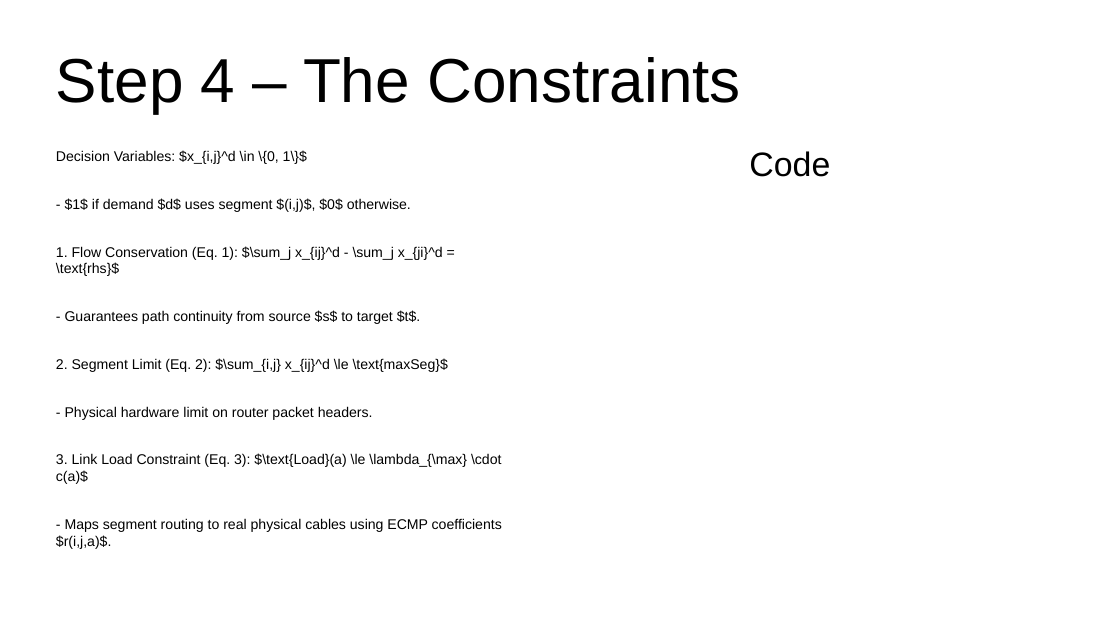
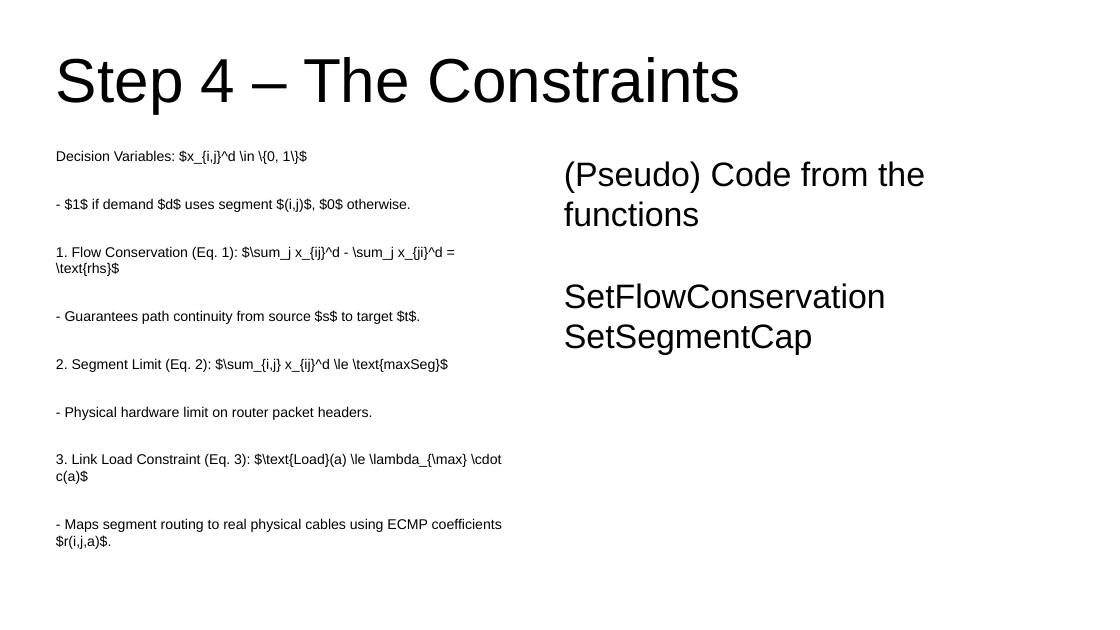
Before and after one commit to BytebenderCoco/kapt_orange_challenge, a slide deck: slide 6 of presentation/sketch.odp (slide 10 before the commit). Drawn at 1120x630 pixels with LibreOffice and Linux fonts; fonts in the diff are those of the drawing. Boxes give left, top, right and bottom in pixels: in the first picture for what was removed or moved away, otherwise in the second. Text is boxed around its words. In the diff, an @@ line names an element or a change of style, - is before the commit and + after.

```diff
--- a/presentation/sketch.odp
+++ b/presentation/sketch.odp
@@ text at [564,161,925,355]: text changed @@
-Code
+(Pseudo) Code from the functions
+SetFlowConservation
+SetSegmentCap
```
Also in this commit, not shown: 8 other slides changed, 4 slides removed, 1 other file.
